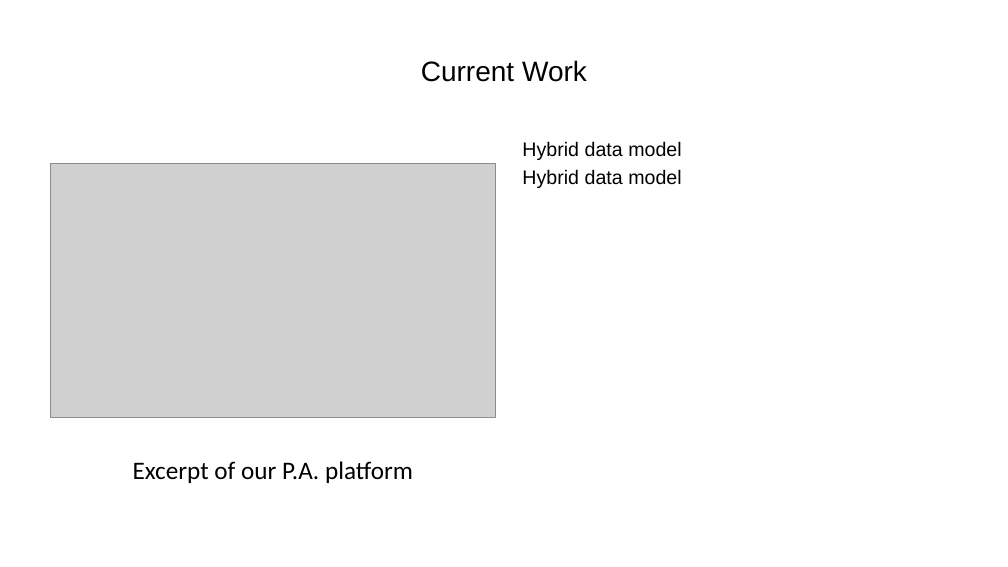
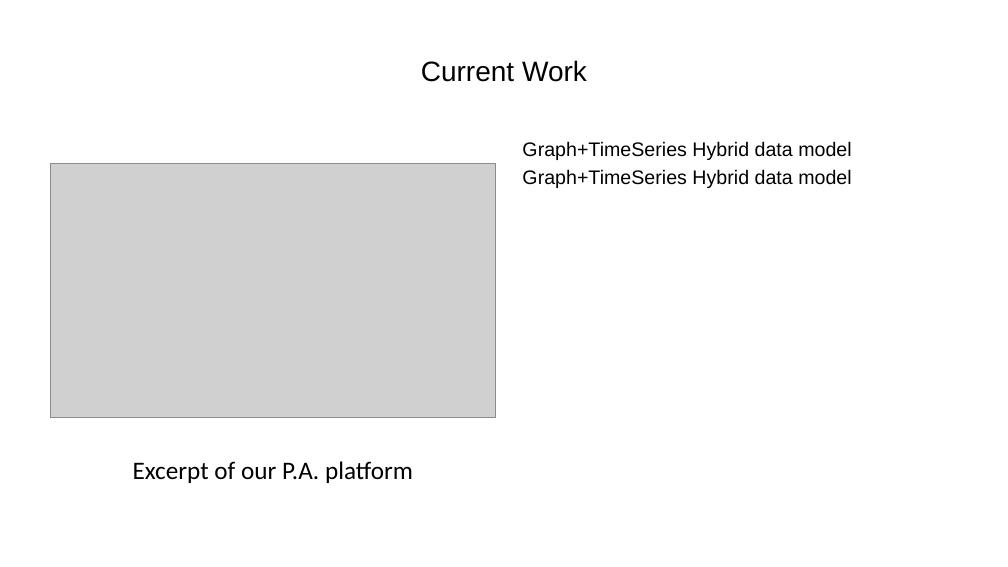
Before and after one commit to ManuelePasini/slides-markdown, a slide deck: slide 2 of ioanninaSlides.pptx. Drawn at 1008x567 pixels with LibreOffice and Linux fonts; fonts in the diff are those of the drawing; grey boxes stand for pictures. Boxes give left, top, right and bottom in pixels: in the first picture for what was removed or moved away, otherwise in the second. Text is boxed around its words. In the diff, an @@ line names an element or a change of style, - is before the commit and + after.

```diff
--- a/ioanninaSlides.pptx
+++ b/ioanninaSlides.pptx
@@ text at bbox=[522, 141, 851, 188]: text changed @@
-Hybrid data model
-Hybrid data model
+Graph+TimeSeries Hybrid data model
+Graph+TimeSeries Hybrid data model
```
Also in this commit, not shown: 1 other slide changed, 4 other files.
